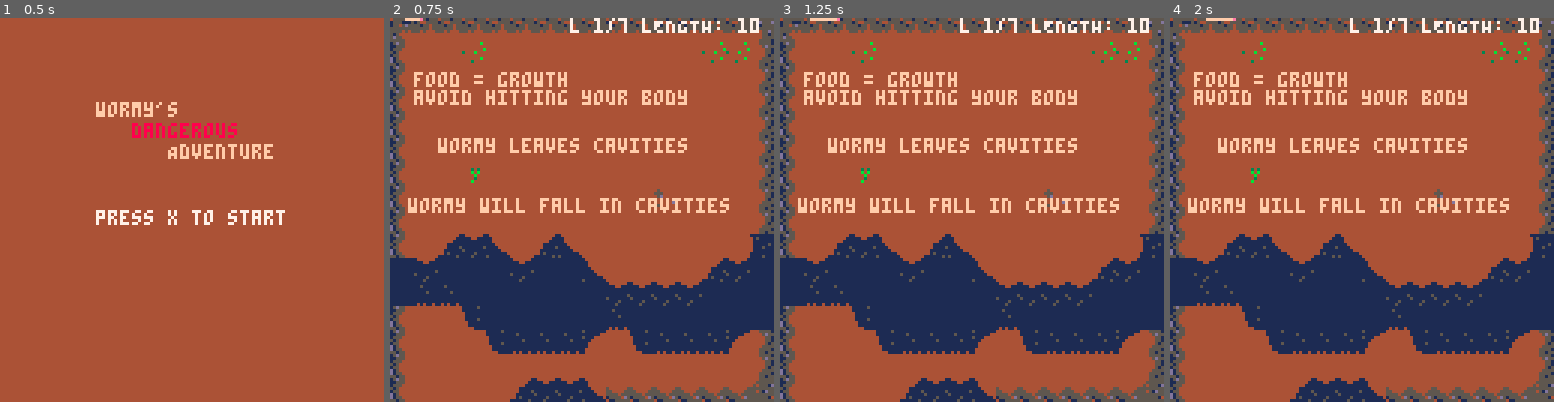
Above: before the commit, frames 1-4 (left to right).
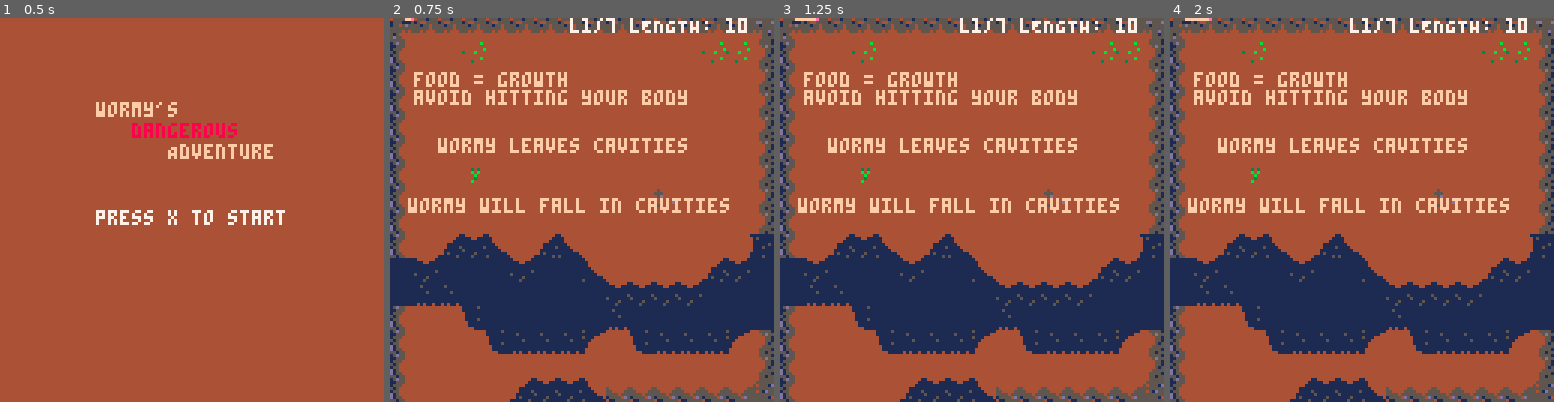
Above: after the commit, the same moments.

Repository: PavelCz/pico-8-carts
Game: PICO-8 cartridge src/ld48/worm.p8
Two runs of this game, one before a commit and one after it. Both use one fixed random seed, a clock stepped at 60 frames per second and the inputs below.
Inputs:
- Up to frame 1 (0.5 s): tap X (X key) at 0.33 s
- Up to frame 2 (0.75 s): tap O (Z key) at 0.7 s
- Up to frame 3 (1.25 s): tap X (X key) at 1.07 s
- Up to frame 4 (2 s): hold Right from 1.6 s (still down); tap O (Z key) at 1.7 s; tap X (X key) at 1.85 s

Frame 1 is identical in both runs. In frame 2, 0.7% of the frame differs, in the area x 5-97%, y 0-4%; in frame 3, 0.8%; in frame 4, 0.8%, in the area x 3-97%, y 0-4%.

Commit message:
Minor tweaks

Diff:
--- a/src/ld48/worm.p8
+++ b/src/ld48/worm.p8
@@ -4,14 +4,13 @@
 -- Pico-8 cartridge for LD48
 
 ---- TODOS for the jam ----
--- Information when at max or min speed
 -- Last level fixups
--- Bugs:
+-- Bugs that might or might not still exist:
 --   fast worm speed gaps
---   falling sound
---   Topd of screen when there is cavity bug
+--   diggin sound randomly cuts out?- Seems to be fixed?
+--   Top of screen when there is cavity bug
 --   Hinder worm from going right in cavity in the one level
---   Edge case at the right edge of the screen?
+--   Edge case at the right edge of the screen in the corner?
 -- Better cartridge image
 
 ---- Potential future TODOS ----
@@ -100,7 +99,7 @@
     y = 0,
     dir = DIR.R,
     length = 10,
-    speed = 1,--0.5,
+    speed = 0.5,
     prev_x = {5},
     prev_y = {0},
     invincible = 0,
@@ -337,7 +336,7 @@
   -- Set text color based on level
   local hud_color = levels[current_level.number].hud_color
   if current_level.number != #levels then
-    print("l "..current_level.number.."/"..(#levels-1).." lENGTH: "..worm.length, 60, 0, hud_color)
+    print("l"..current_level.number.."/"..(#levels-1).." lENGTH: "..worm.length, 60, 0, hud_color)
   end
 
 end
